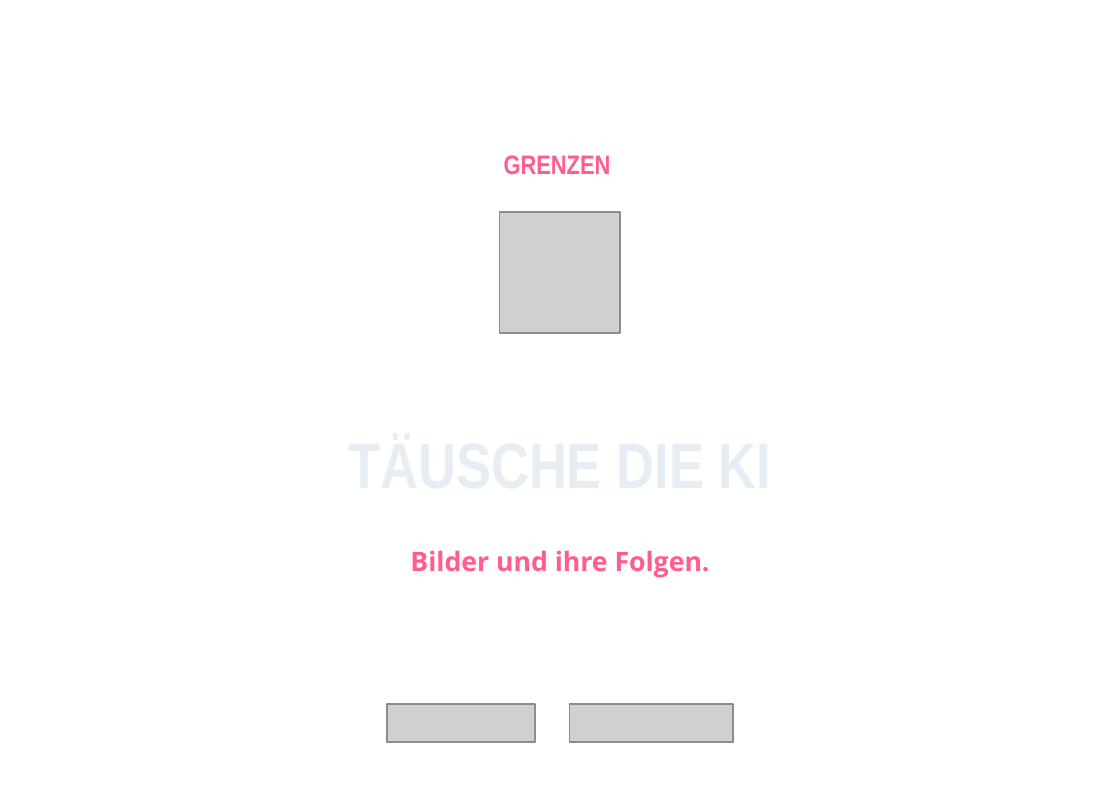
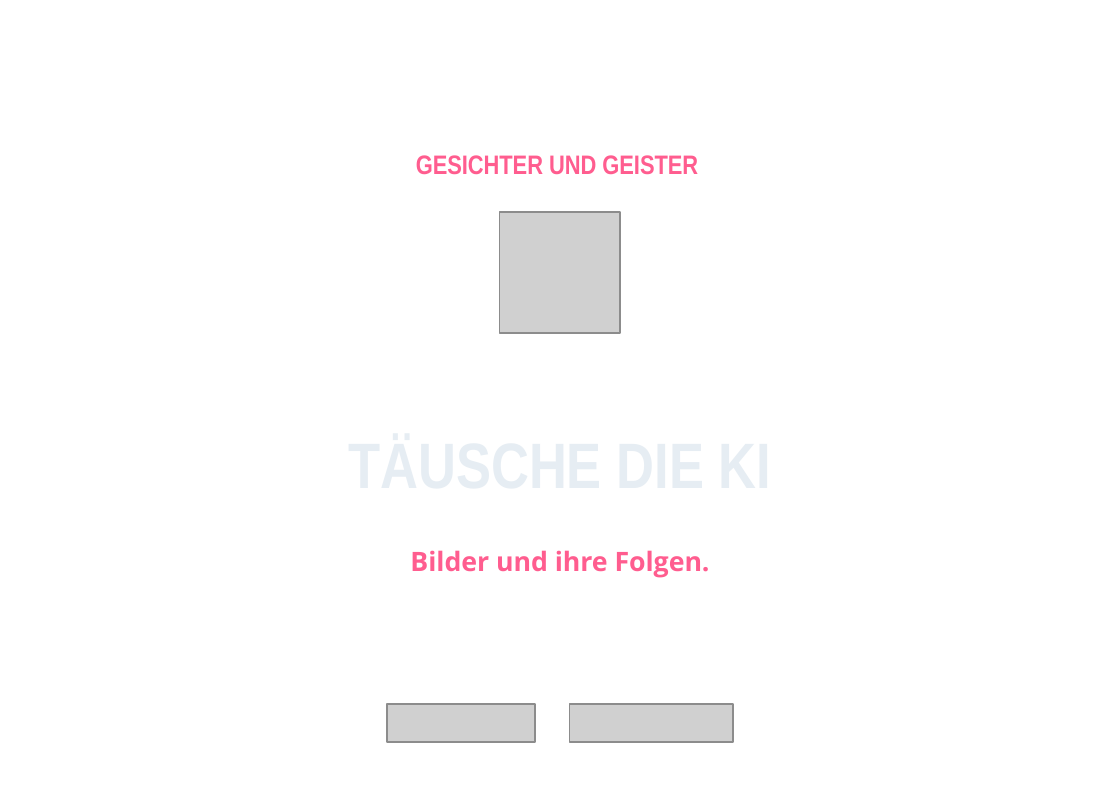
Before and after one commit to danvers/ailab2go, a slide deck: slide 9 of assets/cards/editable/cards_de.pptx. Drawn at 1120x795 pixels with LibreOffice and Linux fonts; fonts in the diff are those of the drawing; grey boxes stand for pictures; background and template pictures are left out. Boxes give left, top, right and bottom in pixels: in the first picture for what was removed or moved away, otherwise in the second. Text is boxed around its words. In the diff, an @@ line names an element or a change of style, - is before the commit and + after.

```diff
--- a/assets/cards/editable/cards_de.pptx
+++ b/assets/cards/editable/cards_de.pptx
@@ text at (x1=416, y1=155, x2=698, y2=175): text changed @@
-GRENZEN
+GESICHTER UND GEISTER
```
Also in this commit, not shown: 1 other slide changed, 3 other files.
